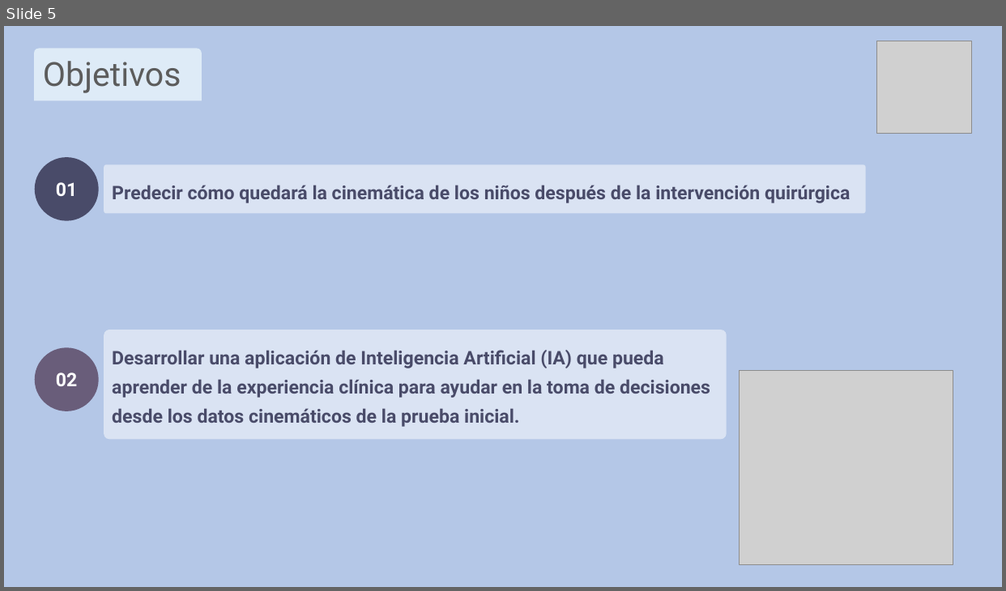
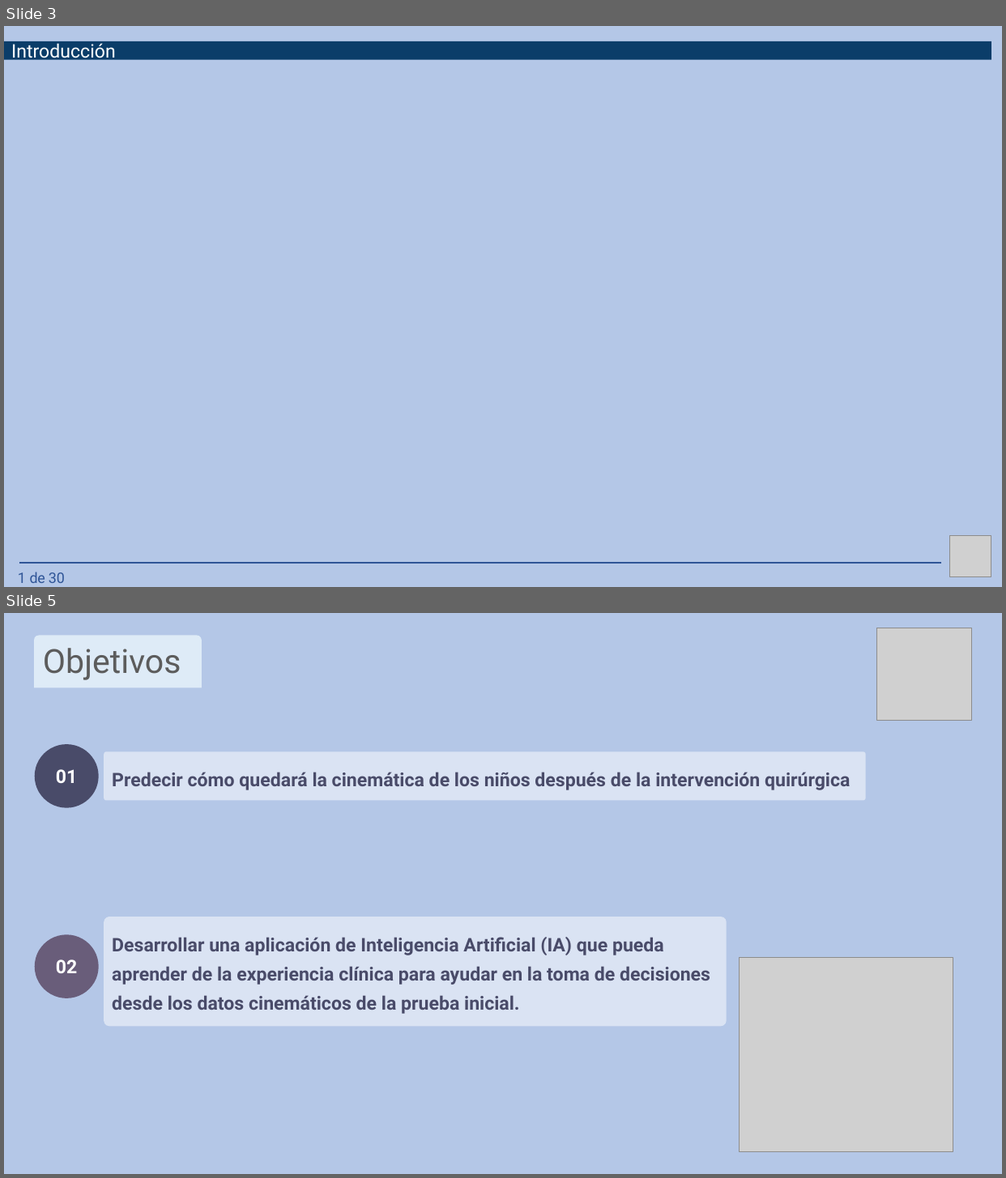
Before and after one commit to bernatsort/Therapy-Progress-Gait-Prediction, a slide deck: Presentación_TFM_Bernat_Sort.pptx. Shown one above the other, each under a label of ours: slide 5 before the commit, slides 3 and 5 after it; the slides between them are not shown. The pictures are 1006x591 and 1006x1178 pixels, drawn with LibreOffice and Linux fonts; fonts in the diff are those of the drawing; grey boxes stand for pictures. Boxes give left, top, right and bottom in pixels: in the first picture for what was removed or moved away, otherwise in the second. Text is boxed around its words. In the diff, an @@ line names an element or a change of style, - is before the commit and + after.

```diff
--- a/Presentación_TFM_Bernat_Sort.pptx
+++ b/Presentación_TFM_Bernat_Sort.pptx
@@ slide 3 added at (4, 26, 1002, 587), background #B4C7E7 @@
@@ rectangle added at (4, 41, 991, 60), fill #0B3D69, 18 pt, text #FFFFFF @@
+Introducción
@@ picture added at (950, 535, 991, 577) @@
@@ freeform shape added at (19, 555, 941, 563), outline #2F5597 1.5 pt @@
@@ text added at (18, 572, 65, 583), 14 pt, text #2F5597 @@
+1 de 30
```
Also in this commit, not shown: 2 other slides added, 1 slide removed.
